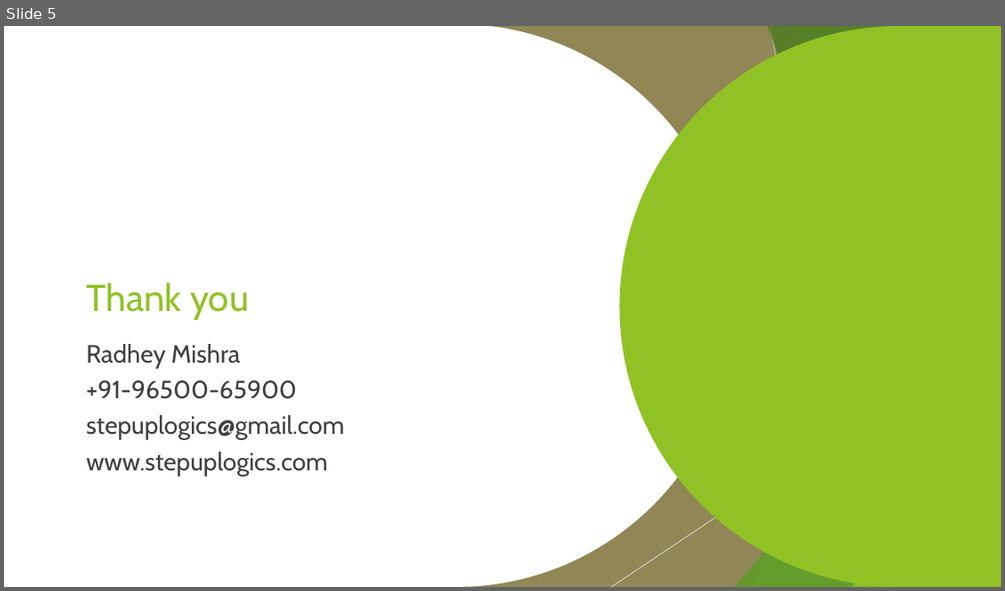
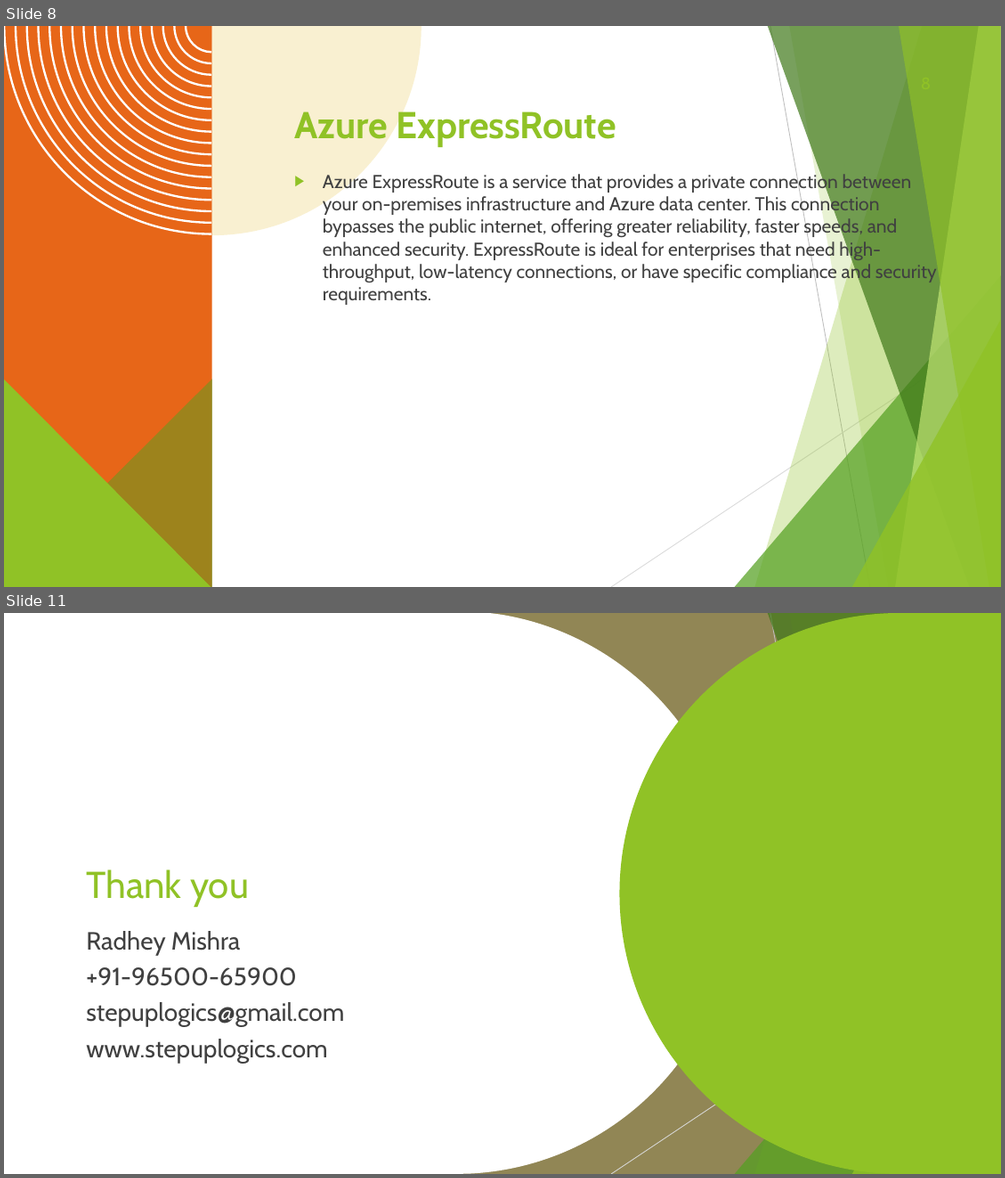
Before and after one commit to radhey24h/cloud-in-depth, a slide deck: azure-in-depth/Day-5-Azure-Networking/01-Azure-Networking.pptx. Shown one above the other, each under a label of ours: slide 5 before the commit, slides 8 and 11 after it; the slides between them are not shown. The pictures are 1005x591 and 1005x1178 pixels, drawn with LibreOffice and Linux fonts; fonts in the diff are those of the drawing; background and template pictures are left out. Boxes give left, top, right and bottom in pixels: in the first picture for what was removed or moved away, otherwise in the second. Text is boxed around its words. In the diff, an @@ line names an element or a change of style, - is before the commit and + after.

Commit message:
changes in Azure networking ppt

```diff
--- a/azure-in-depth/Day-5-Azure-Networking/01-Azure-Networking.pptx
+++ b/azure-in-depth/Day-5-Azure-Networking/01-Azure-Networking.pptx
@@ slide 8 added at [4,26,1001,587], background #FFFFFF; not listed: 10 template elements that a slide beside it also shows @@
@@ freeform shape added at [4,26,212,587], fill #E76618 @@
@@ freeform shape added at [4,26,212,234], fill #FFFFFF @@
@@ freeform shape added at [212,26,421,235], fill #F5E3A5 at 50% opacity @@
@@ title added at [294,107,616,147], 36 pt, text #90C226, bold @@
+Azure ExpressRoute
@@ text added at [323,172,937,305], 18 pt, text #404040 @@
+▶ Azure ExpressRoute is a service that provides a private connection between your on-premises infrastructure and Azure data center. This connection bypasses the public internet, offering greater reliability, faster speeds, and enhanced security. ExpressRoute is ideal for enterprises that need high-throughput, low-latency connections, or have specific compliance and security requirements.
@@ freeform shape added at [4,378,212,587], fill #54A021 at 50% opacity @@
@@ freeform shape added at [4,378,212,587], fill #90C226 @@
@@ what was slide 5 is now slide 11 @@
```
Also in this commit, not shown: 3 slides changed, 6 other slides added, 1 slide removed, 9 other files.
